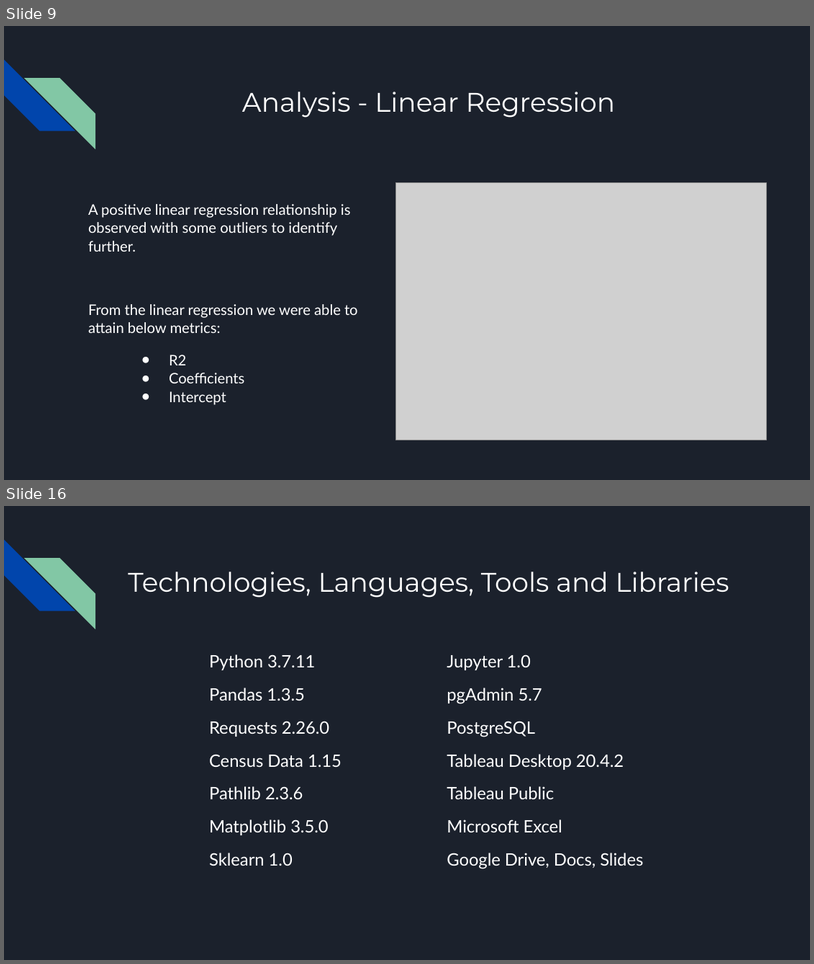
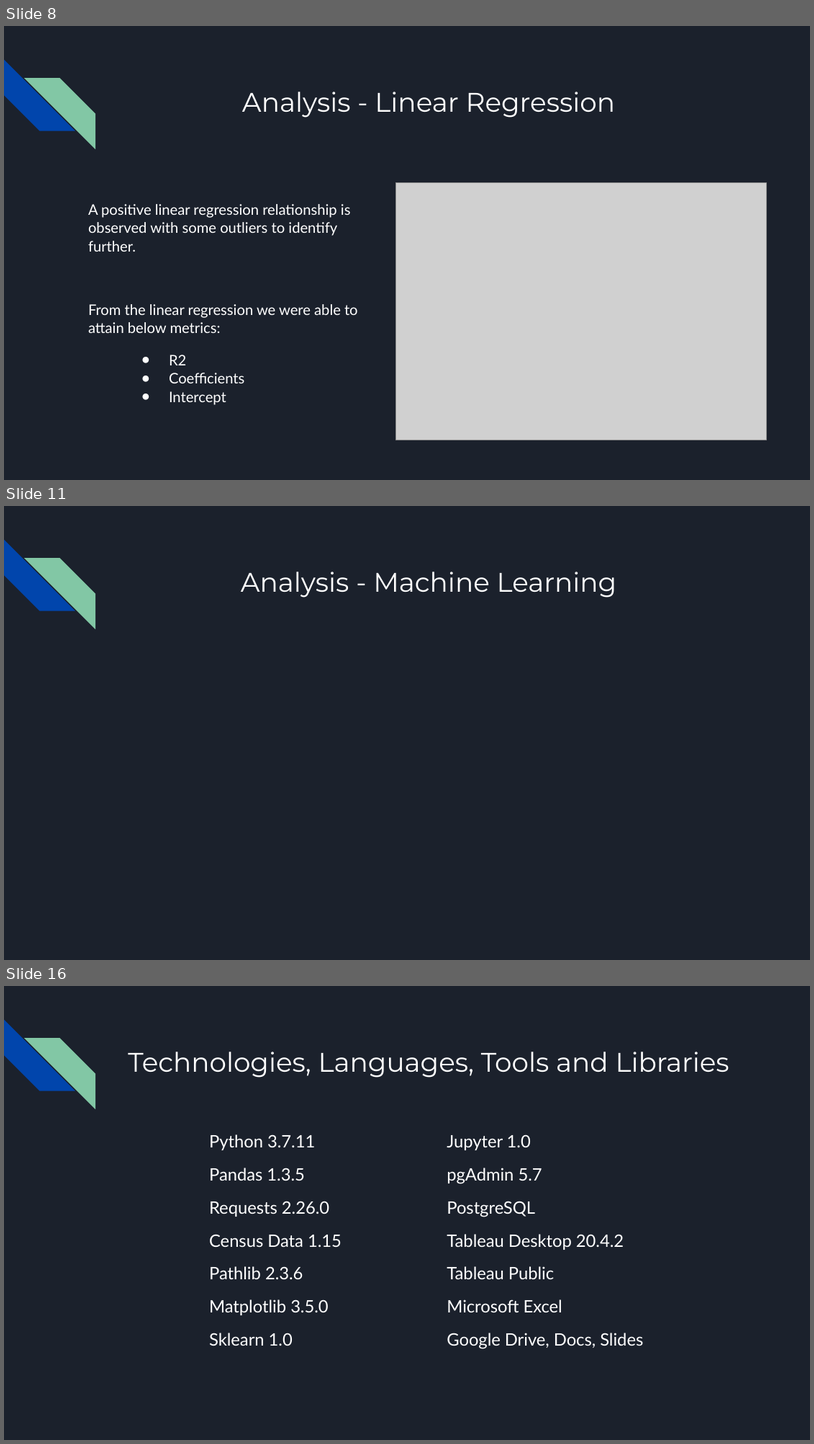
Before and after one commit to VickyCarlson/PCI_Growth, a slide deck: Effect of Educational Attainment on per Capita Growth by State.pptx. Shown one above the other, each under a label of ours: slides 9 and 16 before the commit, slides 8, 11 and 16 after it; the slides between them are not shown. The pictures are 814x964 and 814x1444 pixels, drawn with LibreOffice and Linux fonts; fonts in the diff are those of the drawing; grey boxes stand for pictures. Boxes give left, top, right and bottom in pixels: in the first picture for what was removed or moved away, otherwise in the second. Text is boxed around its words. In the diff, an @@ line names an element or a change of style, - is before the commit and + after.

```diff
--- a/Effect of Educational Attainment on per Capita Growth by State.pptx
+++ b/Effect of Educational Attainment on per Capita Growth by State.pptx
@@ slide 11 added at [4,506,810,960], background #1B212C; not listed: 2 template elements that a slide beside it also shows @@
@@ title added at [241,572,617,597], 24 pt, text #FFFFFF @@
+Analysis - Machine Learning
@@ what was slide 9 is now slide 8 @@
```
Also in this commit, not shown: 5 slides changed, 2 other slides added, 3 slides removed.
